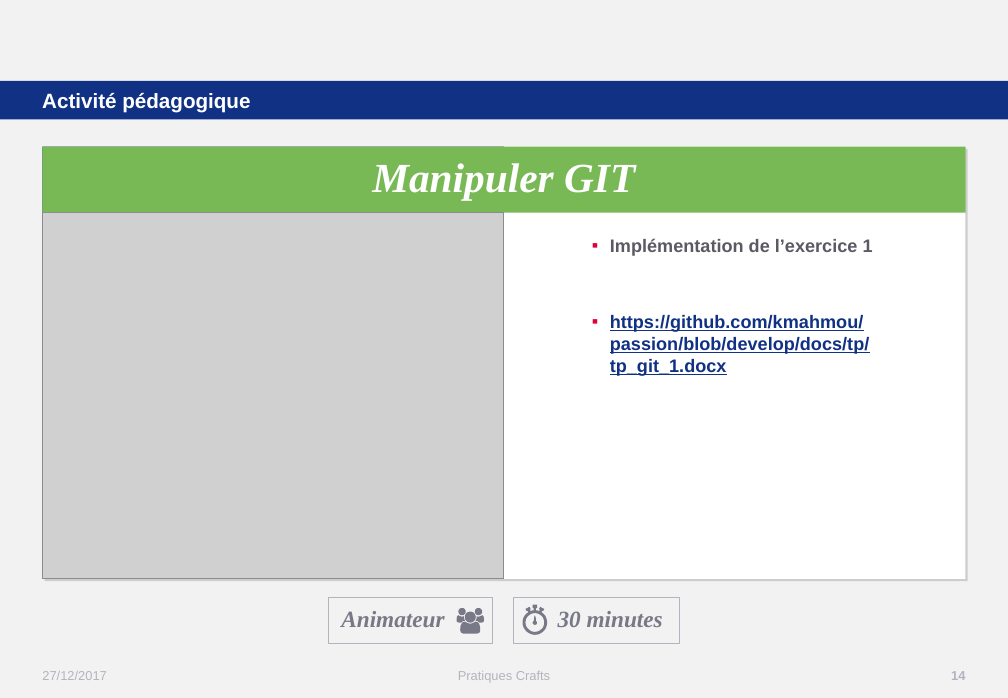
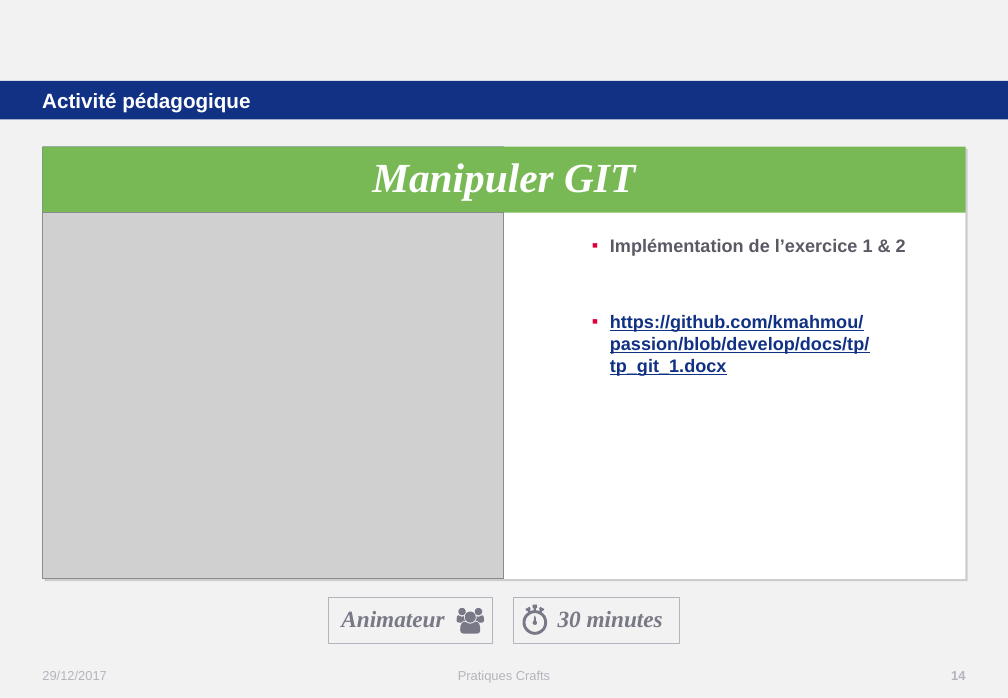
Before and after one commit to kmahmou/passion, a slide deck: slide 14 of docs/ppt/vsts_session_1.pptx. Drawn at 1008x698 pixels with LibreOffice and Linux fonts; fonts in the diff are those of the drawing; grey boxes stand for pictures; background and template pictures are left out. Boxes give left, top, right and bottom in pixels: in the first picture for what was removed or moved away, otherwise in the second. Text is boxed around its words. In the diff, an @@ line names an element or a change of style, - is before the commit and + after.

```diff
--- a/docs/ppt/vsts_session_1.pptx
+++ b/docs/ppt/vsts_session_1.pptx
@@ text at [610, 238, 906, 256]: text changed @@
-▪ Implémentation de l’exercice 1
+▪ Implémentation de l’exercice 1 & 2
@@ text at [42, 671, 106, 680]: text changed @@
-27/12/2017
+29/12/2017
```
Also in this commit, not shown: 12 other slides changed, 1 other file.
